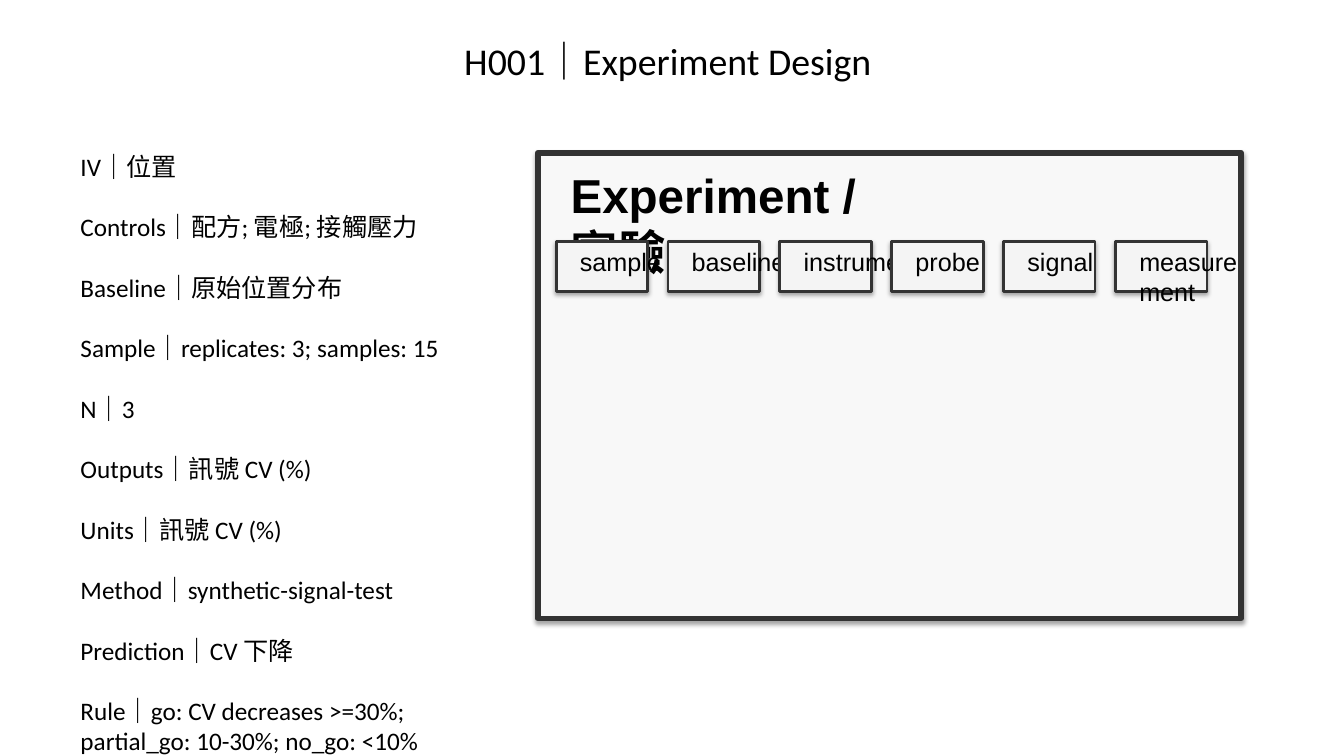
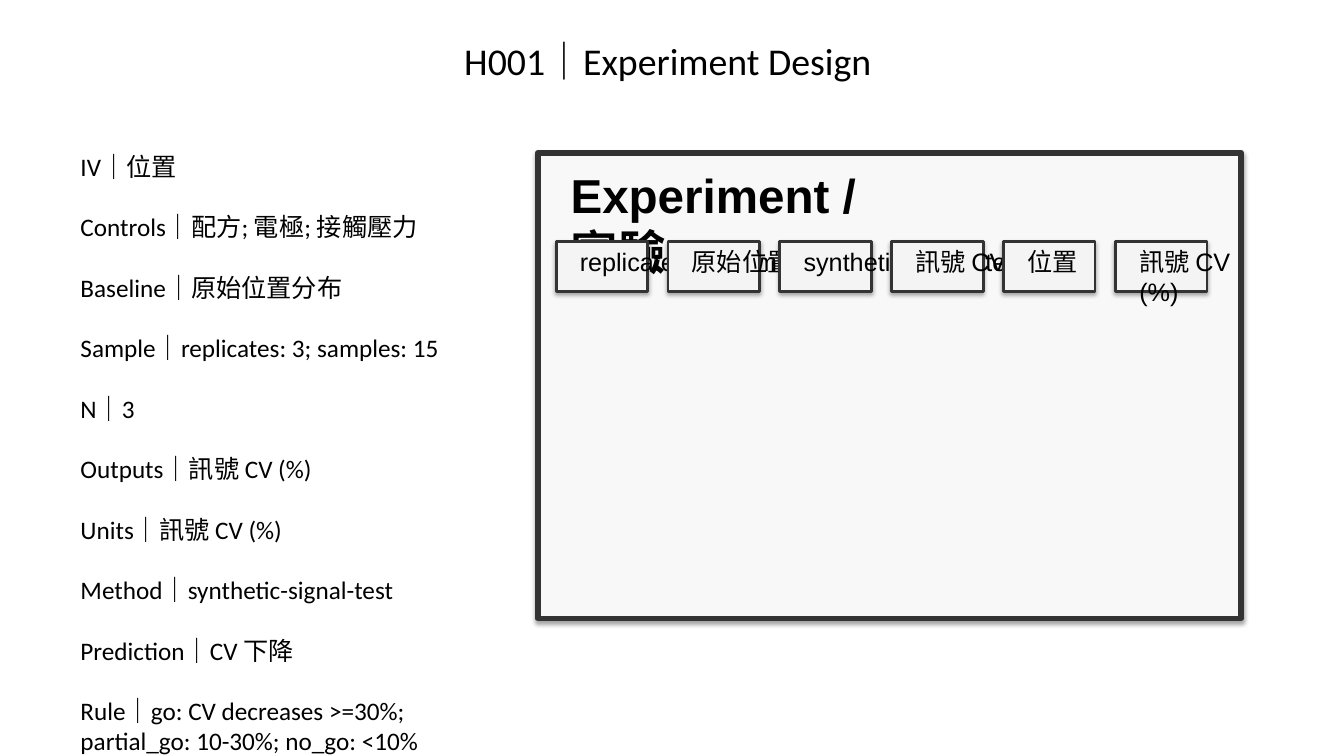
Before and after one commit to Gary0915/AI-Research-SKILLs, a slide deck: slide 9 of thesis-deck-system/artifacts/phase3/cp5-final-visual-composition-acceptance-deck.pptx. Drawn at 1344x756 pixels with LibreOffice and Linux fonts; fonts in the diff are those of the drawing. Boxes give left, top, right and bottom in pixels: in the first picture for what was removed or moved away, otherwise in the second. Text is boxed around its words. In the diff, an @@ line names an element or a change of style, - is before the commit and + after.

```diff
--- a/thesis-deck-system/artifacts/phase3/cp5-final-visual-composition-acceptance-deck.pptx
+++ b/thesis-deck-system/artifacts/phase3/cp5-final-visual-composition-acceptance-deck.pptx
@@ text at (580, 251, 865, 277): text changed @@
-sample
+replicates: 3; samples: 15
@@ text at (692, 245, 843, 277): text changed @@
-baseline
+原始位置分布
@@ text at (804, 251, 1027, 277): text changed @@
-instrument
+synthetic-signal-test
@@ text at (915, 249, 1006, 277): text changed @@
-probe
+訊號 CV (%)
@@ text at (1027, 249, 1077, 273): text changed @@
-signal
+位置
@@ text at (1139, 249, 1230, 277): text changed @@
-measurement
+訊號 CV (%)
```
Also in this commit, not shown: 8 other slides changed, 33 other files.
